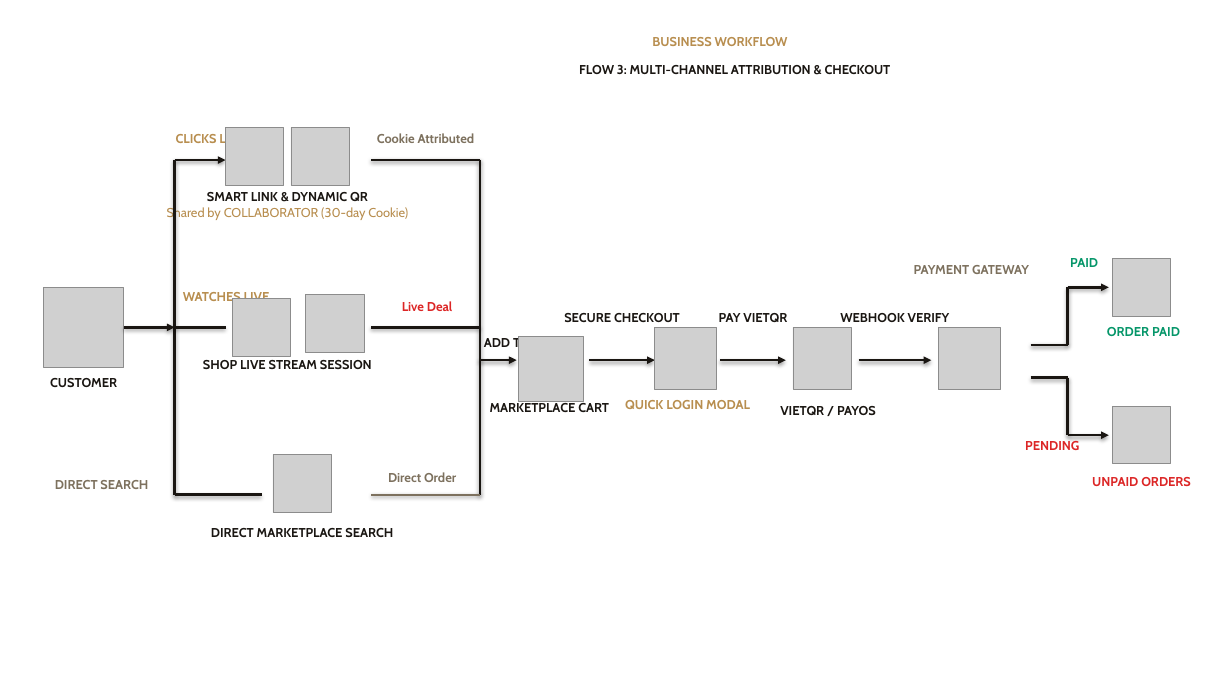
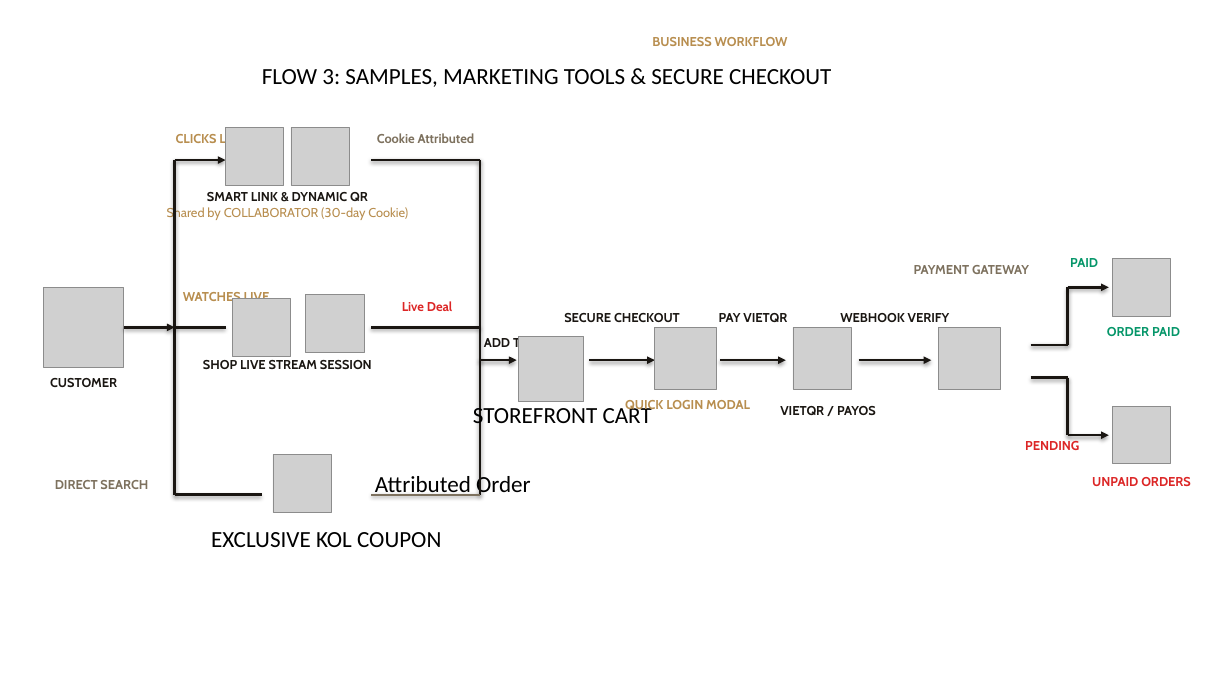
Before and after one commit to thang-nt25/SCANMS-project-capstone-fall26, a slide deck: slide 10 of docs/review 2/FA26SE032_R2_Slide.pptx. Drawn at 1232x693 pixels with LibreOffice and Linux fonts; fonts in the diff are those of the drawing; grey boxes stand for pictures; background and template pictures are left out. Boxes give left, top, right and bottom in pixels: in the first picture for what was removed or moved away, otherwise in the second. Text is boxed around its words. In the diff, an @@ line names an element or a change of style, - is before the commit and + after.

```diff
--- a/docs/review 2/FA26SE032_R2_Slide.pptx
+++ b/docs/review 2/FA26SE032_R2_Slide.pptx
@@ text at (x1=262, y1=69, x2=831, y2=87): text changed; size 10 to 18 pt; font Cabin to Calibri; text colour #1A1612 to #000000; bold off @@
-FLOW 3: MULTI-CHANNEL ATTRIBUTION & CHECKOUT
+FLOW 3: SAMPLES, MARKETING TOOLS & SECURE CHECKOUT
@@ text at (x1=473, y1=403, x2=652, y2=429): text changed; size 10 to 18 pt; font Cabin to Calibri; text colour #1A1612 to #000000; bold off @@
-MARKETPLACE CART
+STOREFRONT CART
@@ text at (x1=375, y1=473, x2=531, y2=498): text changed; size 10 to 18 pt; font Cabin to Calibri; text colour #7D715E to #000000; bold off @@
-Direct Order
+Attributed Order
@@ text at (x1=211, y1=532, x2=441, y2=547): text changed; size 10 to 18 pt; font Cabin to Calibri; text colour #1A1612 to #000000; bold off @@
-DIRECT MARKETPLACE SEARCH
+EXCLUSIVE KOL COUPON
```
Also in this commit, not shown: 10 other slides changed, 26 other files.
